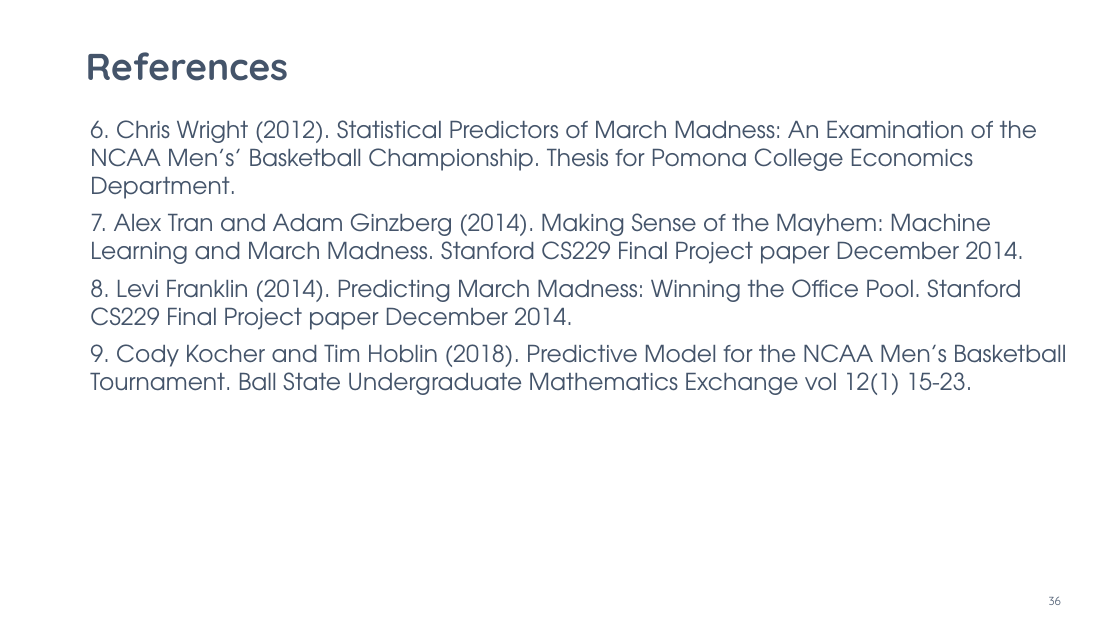
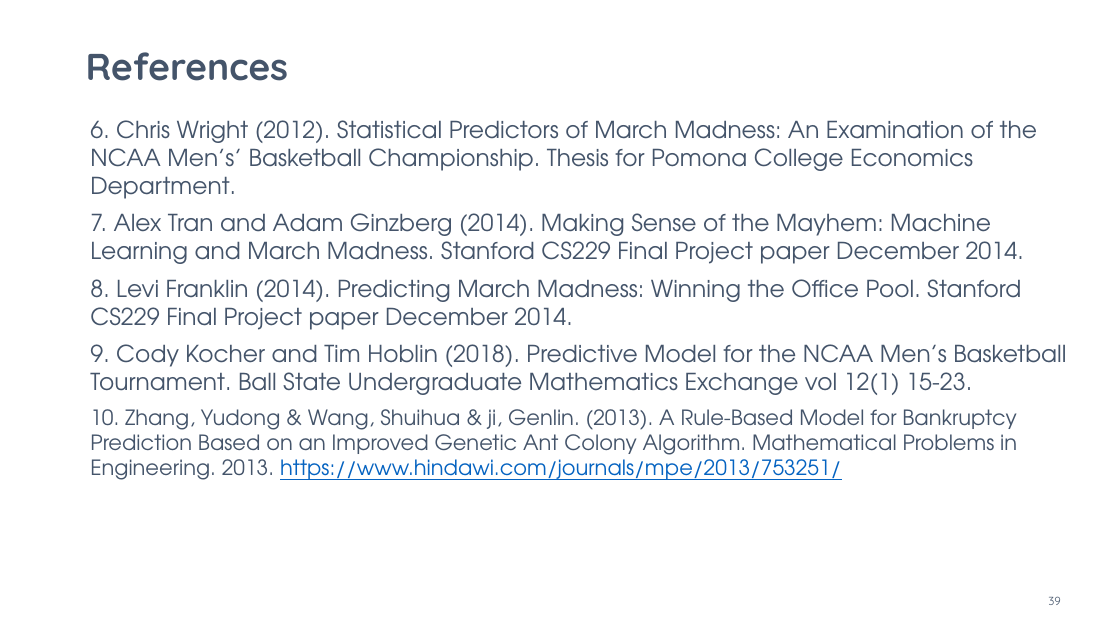
Before and after one commit to tsurgene/ncaa-forecast-project, a slide deck: slide 39 of project-presentation.pptx (slide 36 before the commit). Drawn at 1120x630 pixels with LibreOffice and Linux fonts; fonts in the diff are those of the drawing. Boxes give left, top, right and bottom in pixels: in the first picture for what was removed or moved away, otherwise in the second. Text is boxed around its words. In the diff, an @@ line names an element or a change of style, - is before the commit and + after.

```diff
--- a/project-presentation.pptx
+++ b/project-presentation.pptx
@@ text at (90, 409, 1017, 480): paragraph added @@
+10. Zhang, Yudong & Wang, Shuihua & ji, Genlin. (2013). A Rule-Based Model for Bankruptcy Prediction Based on an Improved Genetic Ant Colony Algorithm. Mathematical Problems in Engineering. 2013. https://www.hindawi.com/journals/mpe/2013/753251/
@@ page number at (1048, 596, 1060, 605): text changed @@
-36
+39
```
Also in this commit, not shown: 3 other slides changed, 3 slides added, 4 other files.
